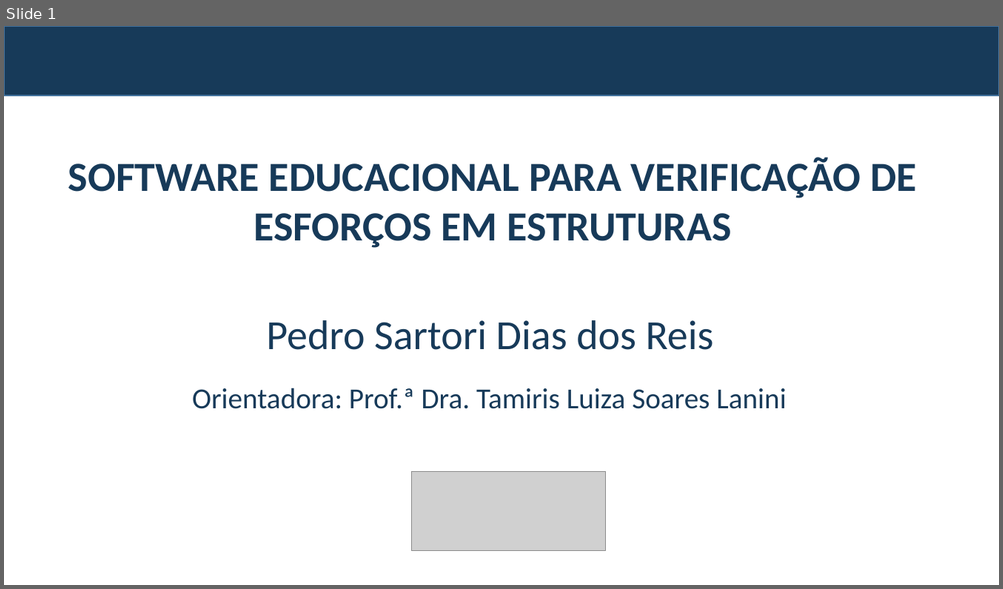
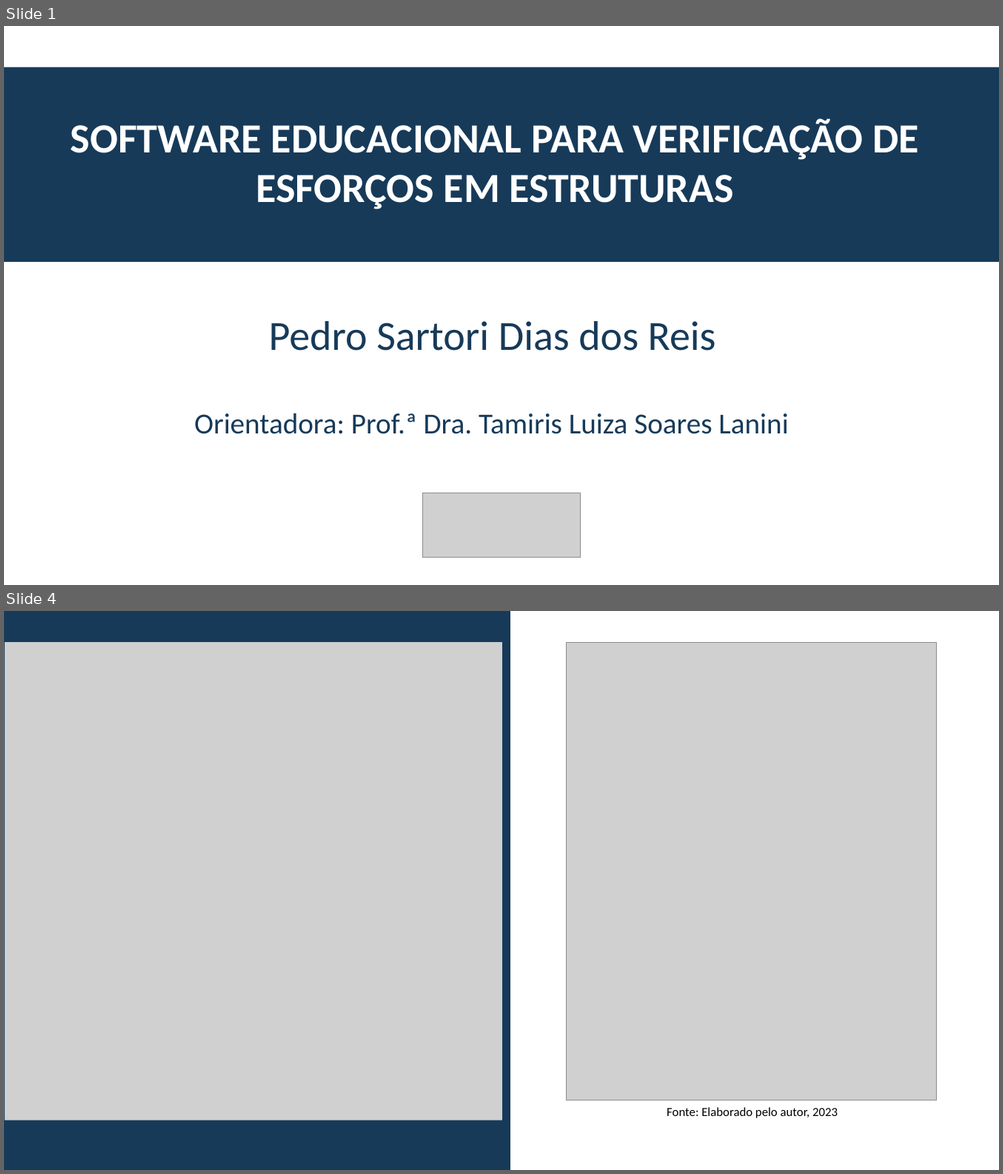
Before and after one commit to pedrosdr/TCC_Engenharia_Civil, a slide deck: apresentacao_tcc.pptx. Shown one above the other, each under a label of ours: slide 1 before the commit, slides 1 and 4 after it; the slides between them are not shown. The pictures are 1003x589 and 1003x1174 pixels, drawn with LibreOffice and Linux fonts; fonts in the diff are those of the drawing; grey boxes stand for pictures; background and template pictures are left out. Boxes give left, top, right and bottom in pixels: in the first picture for what was removed or moved away, otherwise in the second. Text is boxed around its words. In the diff, an @@ line names an element or a change of style, - is before the commit and + after.

```diff
--- a/apresentacao_tcc.pptx
+++ b/apresentacao_tcc.pptx
@@ slide 4 added at (x1=4, y1=611, x2=999, y2=1170), background picture (left out) @@
@@ rectangle added at (x1=4, y1=611, x2=511, y2=1170), fill #173A59 @@
@@ picture added at (x1=5, y1=642, x2=503, y2=1122) @@
@@ picture added at (x1=566, y1=642, x2=936, y2=1100) @@
@@ text added at (x1=666, y1=1108, x2=837, y2=1119), 12 pt, text #000000 @@
+Fonte: Elaborado pelo autor, 2023
@@ slide 1 changed as well @@
@@ rectangle removed at (x1=4, y1=26, x2=999, y2=96) @@
@@ rectangle added at (x1=4, y1=67, x2=999, y2=262), fill #173A59 @@
@@ text "SOFTWARE EDUCACIONAL PARA VERIFICAÇÃO DE ..." moved from (x1=68, y1=157, x2=916, y2=248) to (x1=71, y1=118, x2=919, y2=210) @@
@@ text "SOFTWARE EDUCACIONAL PARA VERIFICAÇÃO DE ..." at (x1=71, y1=118, x2=919, y2=210): text colour #173A59 to #FFFFFF @@
@@ text "Pedro Sartori Dias dos Reis" moved from (x1=266, y1=321, x2=714, y2=350) to (x1=269, y1=321, x2=716, y2=351) @@
@@ text "Orientadora: Prof.ª Dra. Tamiris Luiza ..." moved from (x1=192, y1=388, x2=785, y2=409) to (x1=194, y1=413, x2=788, y2=434) @@
@@ picture resized from (x1=412, y1=471, x2=606, y2=551) to (x1=423, y1=494, x2=580, y2=559) @@
```
Also in this commit, not shown: 1 other slide changed, 17 other slides added, 9 slides removed, 3 other files.
